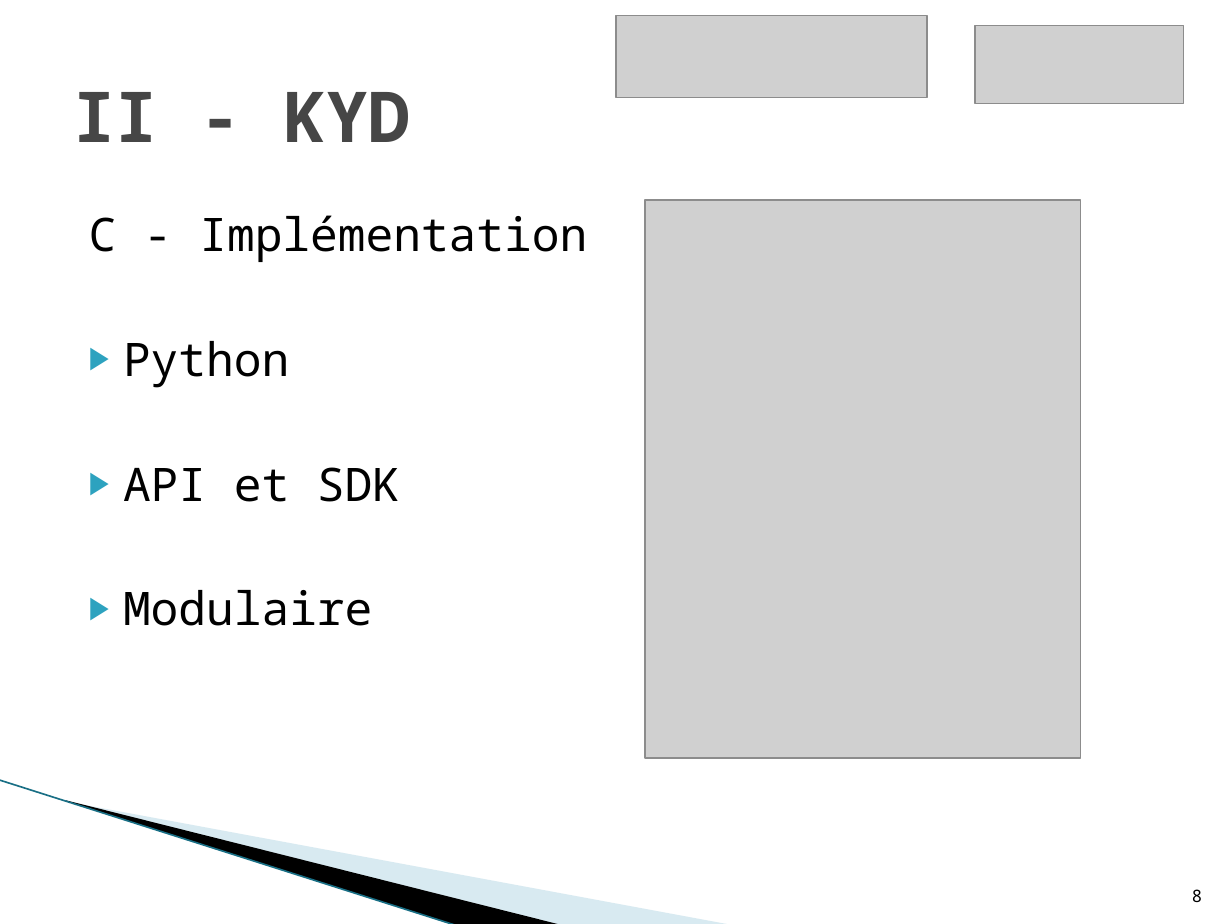
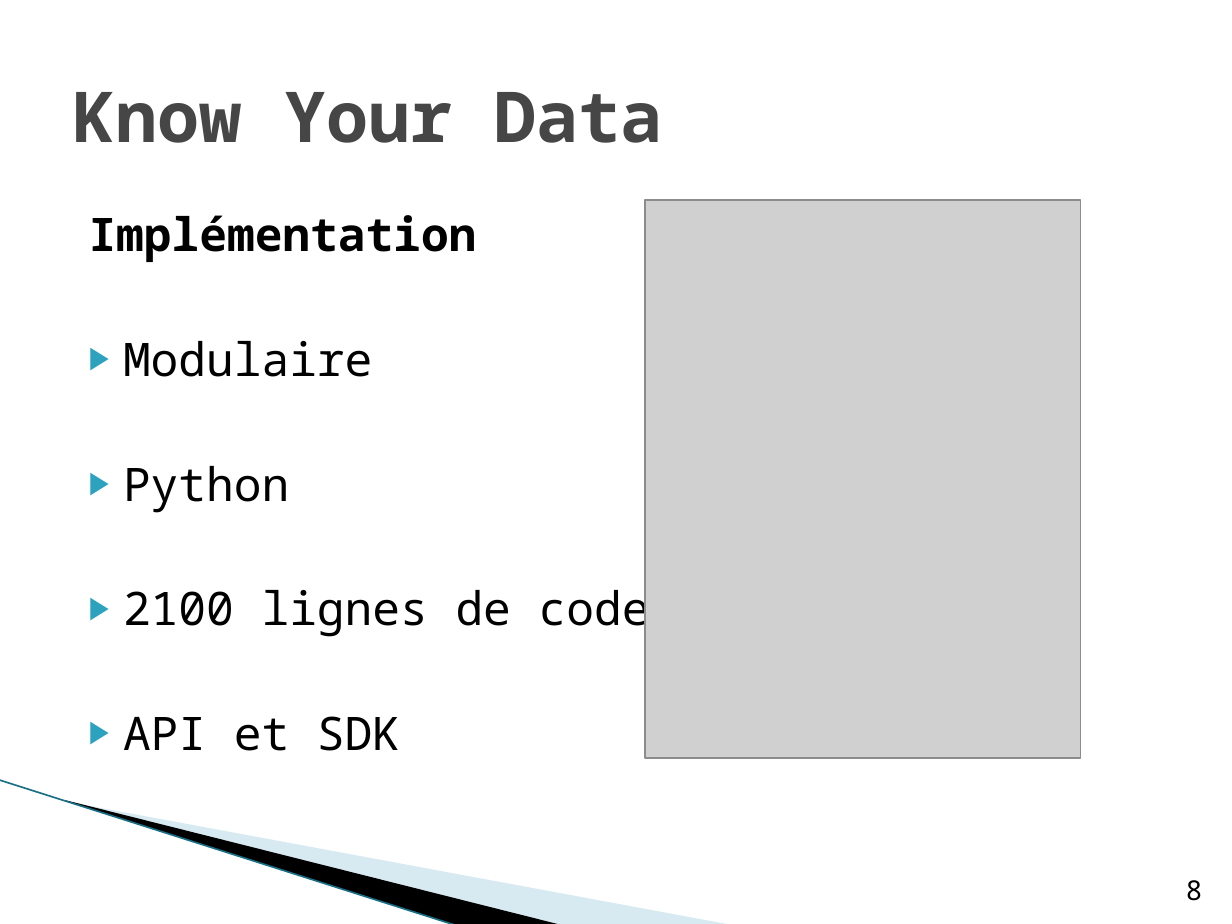
Before and after one commit to hyptos/kyd, a slide deck: slide 8 of docs/TER.pptx. Drawn at 1232x924 pixels with LibreOffice and Linux fonts; fonts in the diff are those of the drawing; grey boxes stand for pictures; background and template pictures are left out. Boxes give left, top, right and bottom in pixels: in the first picture for what was removed or moved away, otherwise in the second. Text is boxed around its words. In the diff, an @@ line names an element or a change of style, - is before the commit and + after.

```diff
--- a/docs/TER.pptx
+++ b/docs/TER.pptx
@@ picture removed at <box>616,16,928,99</box> @@
@@ picture removed at <box>975,26,1183,103</box> @@
@@ title at <box>74,92,663,143</box>: text changed @@
-II - KYD
+Know Your Data
@@ text at <box>89,215,477,377</box>: text changed; bold on @@
-C - Implémentation
+Implémentation
+▶ Modulaire
@@ text at <box>123,582,650,637</box>: paragraph added @@
+▶ 2100 lignes de code
@@ text at <box>123,590,372,626</box>: paragraph removed @@
-▶ Modulaire
@@ page number at <box>1186,880,1202,901</box>: size 10 to 16 pt @@
```
Also in this commit, not shown: 14 other slides changed, 1 slide removed, 2 other files.
